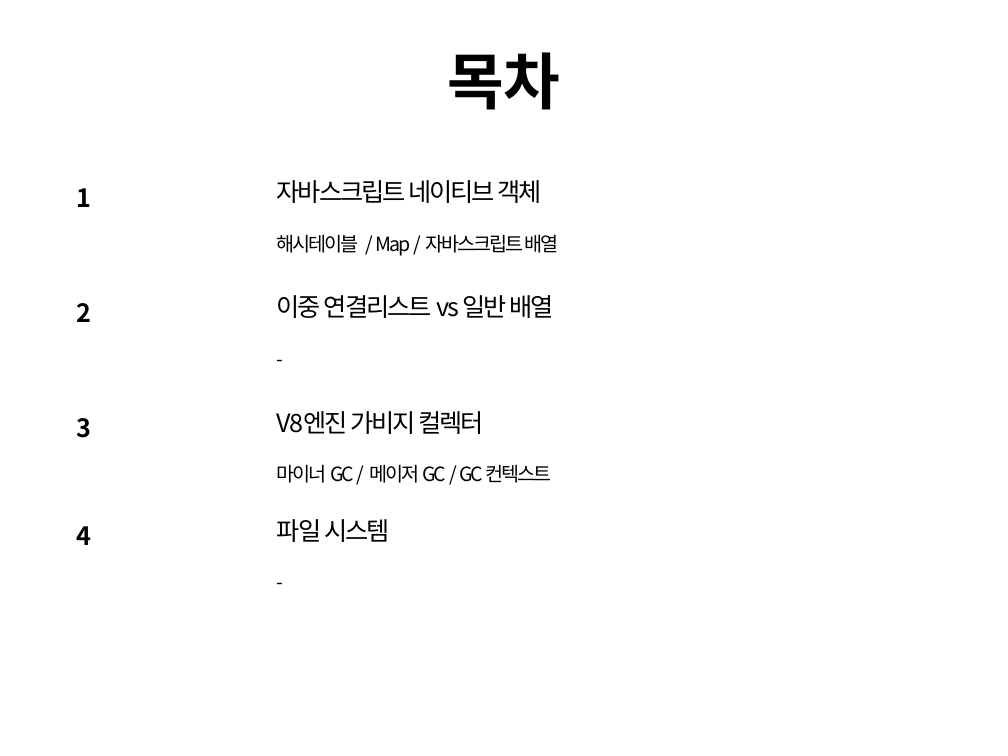
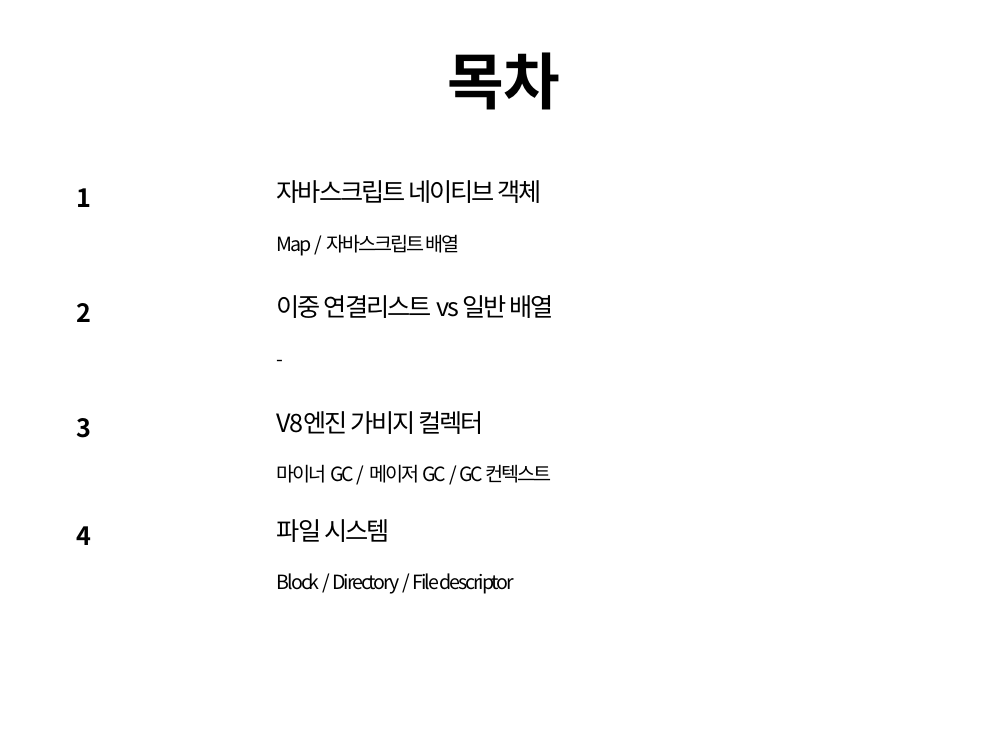
Before and after one commit to cs-study-org/cs-study, a slide deck: slide 2 of 05/yongki/DataStructure&FileSystem.pptx. Drawn at 1008x756 pixels with LibreOffice and Linux fonts; fonts in the diff are those of the drawing. Boxes give left, top, right and bottom in pixels: in the first picture for what was removed or moved away, otherwise in the second. Text is boxed around its words. In the diff, an @@ line names an element or a change of style, - is before the commit and + after.

```diff
--- a/05/yongki/DataStructure&FileSystem.pptx
+++ b/05/yongki/DataStructure&FileSystem.pptx
@@ text at (277,234,460,256): text changed @@
-해시테이블 / Map / 자바스크립트 배열
+Map / 자바스크립트 배열
@@ text at (277,573,514,594): text changed @@
--
+Block / Directory / File descriptor
```
Also in this commit, not shown: 9 other slides changed, 16 slides added.
